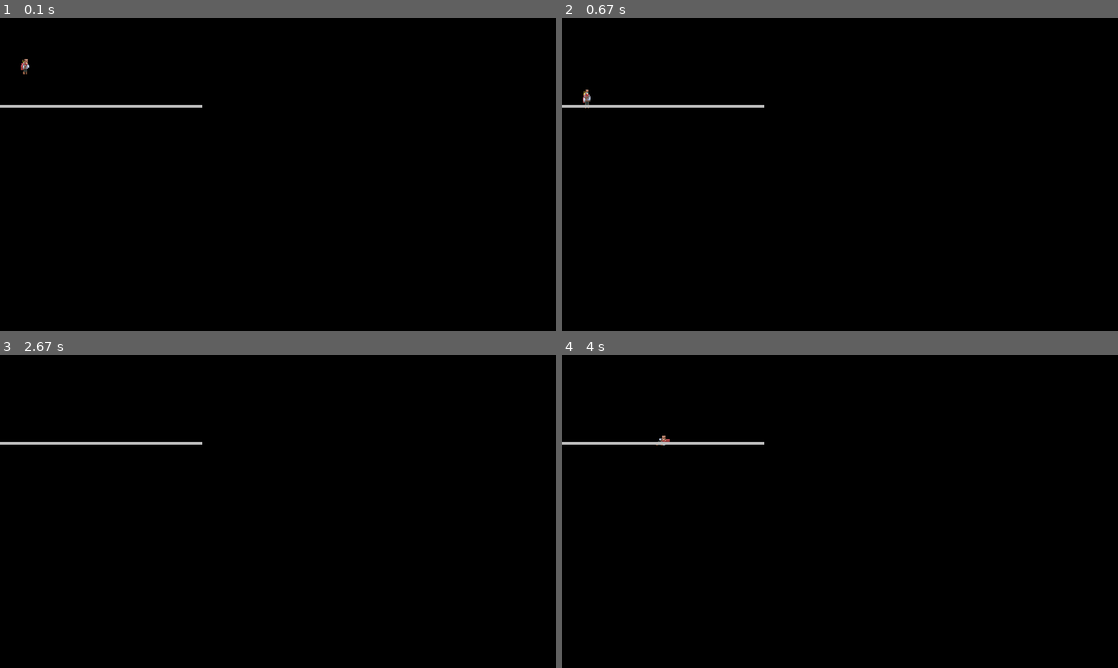
Above: before the commit, frames 1-4 (two rows, left to right).
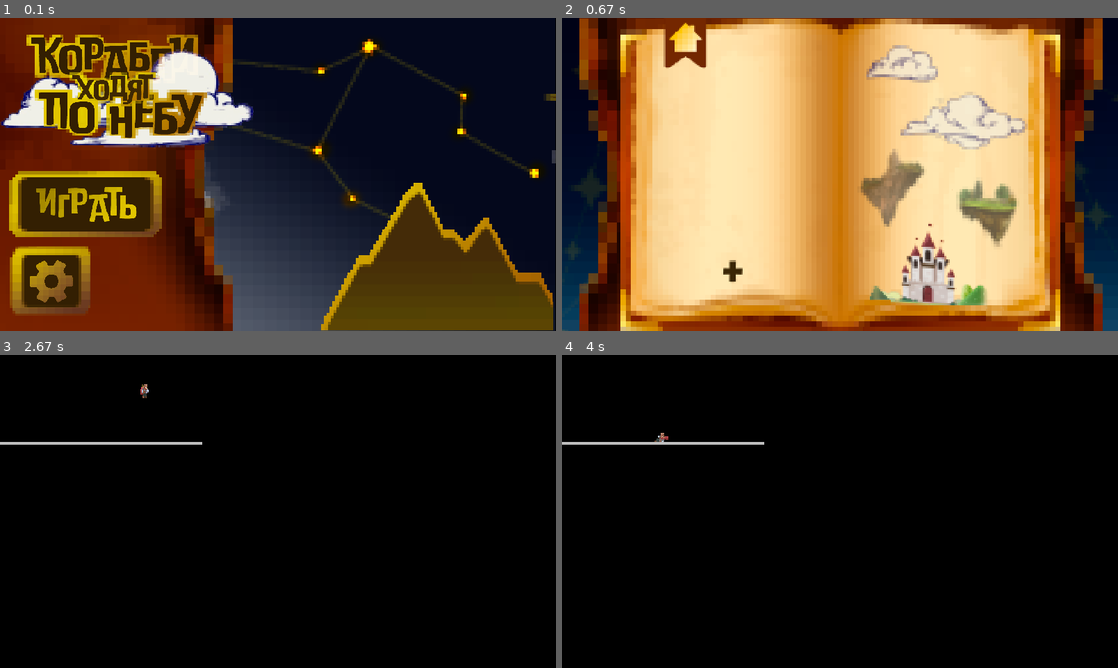
Above: after the commit, the same moments.

Repository: AndreiB-v/PyGame-project
Game: pygame game, started from src/main.py
Two runs of this game, one before a commit and one after it. Both use one fixed random seed, a clock stepped at 60 frames per second and the inputs below.
Inputs (mouse positions are in pixels of both pictures, inside the frame that each line leads up to):
- Up to frame 1 (0.1 s): no input
- Up to frame 2 (0.67 s): click (645, 202) at 0.38 s
- Up to frame 3 (2.67 s): click (166, 608) at 0.72 s; click (177, 423) at 1.05 s; tap Ctrl at 1.5, 1.9, 2.2, 2.4 s; hold Right 1.83-2.3 s; hold Up 2.33-2.63 s
- Up to frame 4 (4 s): hold Right 2.67-3.13 s; tap Ctrl at 2.73, 3.03, 3.23, 3.53, 3.8 s; hold Left 3.17-3.7 s; hold Left from 3.73 s (still down)

The runs differ from the first frame. In frame 1, 99% of the frame differs, in the area x 0-100%, y 0-100%; in frame 2, 99%; in frame 3, less than 0.1%; in frame 4, less than 0.1%.

Commit message:
готовый старт скрин + изменение движения персонажа (фикс прыжка)

Diff:
--- a/src/main.py
+++ b/src/main.py
@@ -101,7 +101,7 @@
 
         # Обновляем позицию по оси Y
         if not self.is_ground:
-            self.rect.y += self.fall_speed
+            self.rect.y += self.fall_speed * factor_y
 
             hits = pygame.sprite.spritecollide(self, self.all_group, False)
             if hits:
@@ -218,11 +218,11 @@
         pygame.quit()
 
 
-# screen_log = start_screen()
-# while screen_log not in ('run_game', 'close'):
-#     screen_log = screen_log()
-# if screen_log == 'close':
-#     pygame.quit()
+screen_log = start_screen()
+while screen_log not in ('run_game', 'close'):
+    screen_log = screen_log()
+if screen_log == 'close':
+    pygame.quit()
 
 if __name__ == "__main__":
     game_instance = Game()
